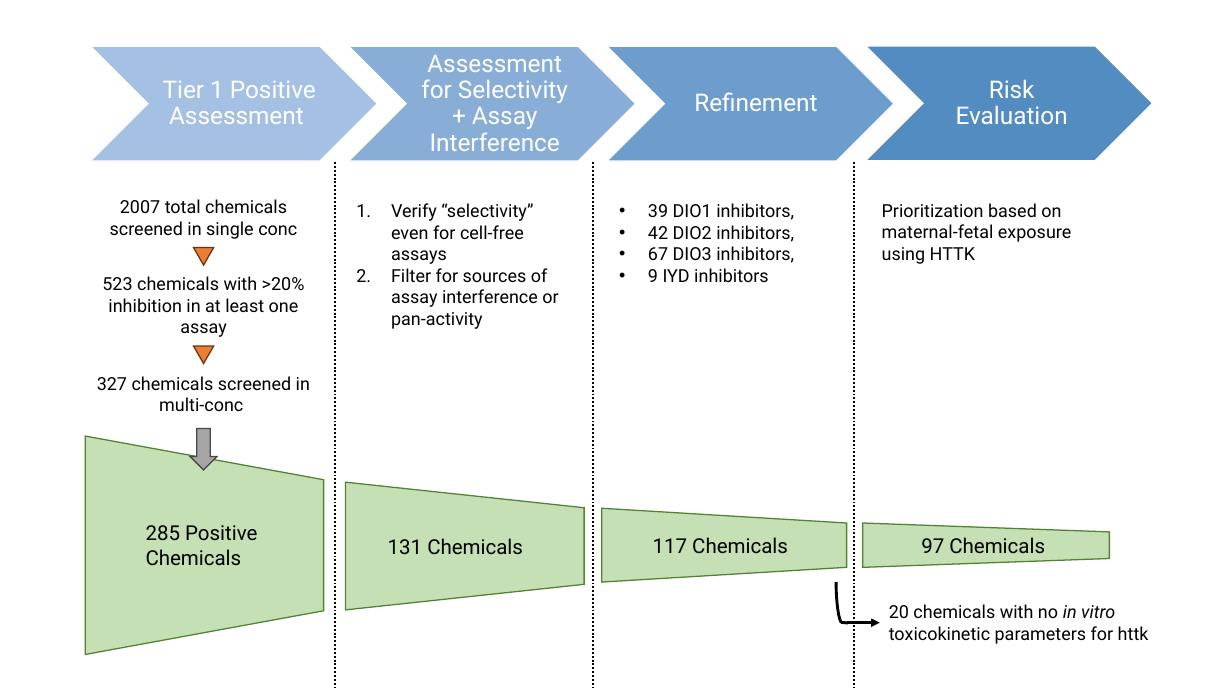
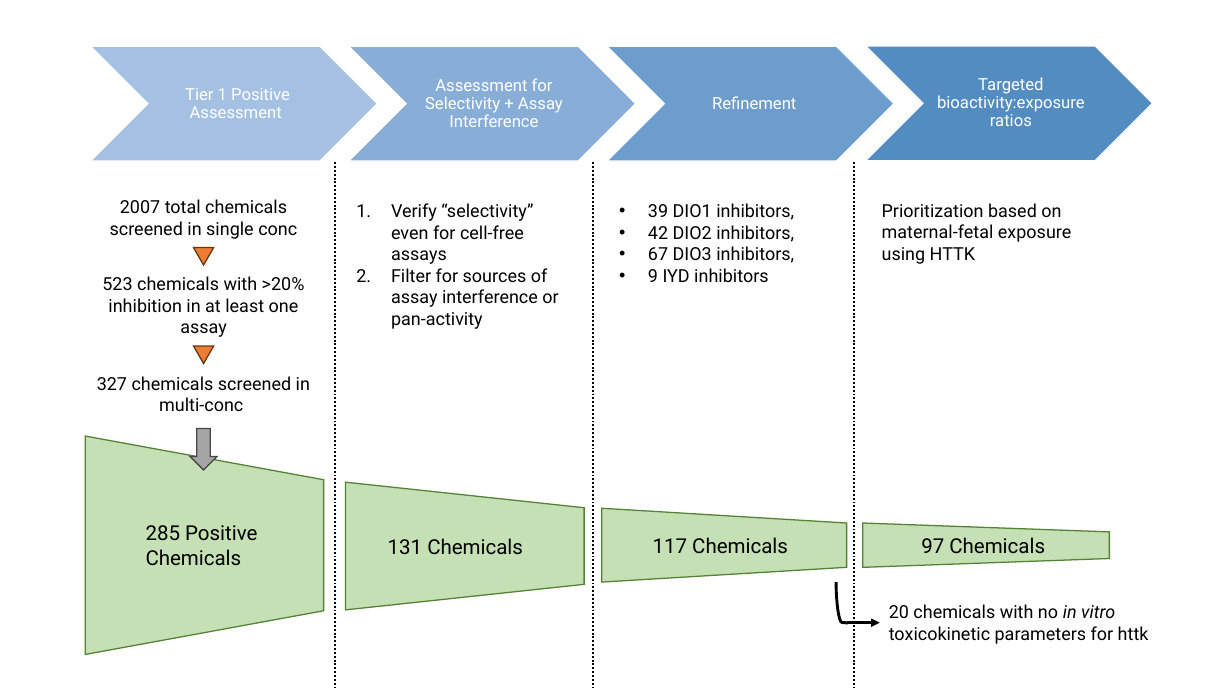
Before and after one commit to USEPA/CompTox-thyroid-httk, a slide deck: slide 1 of figures/fig1-workflow.pptx. Drawn at 1232x693 pixels with LibreOffice and Linux fonts; fonts in the diff are those of the drawing. Boxes give left, top, right and bottom in pixels: in the first picture for what was removed or moved away, otherwise in the second. Text is boxed around its words. In the diff, an @@ line names an element or a change of style, - is before the commit and + after.

Commit message:
fixed Risk Eval wording

```diff
--- a/figures/fig1-workflow.pptx
+++ b/figures/fig1-workflow.pptx
@@ size 19 to 13 pt; less space between paragraphs in 3 elements at (185,88,290,118), (425,78,563,127), (712,96,796,109) @@
@@ text at (937,77,1085,126): text changed; size 19 to 13 pt @@
-Risk Evaluation
+Targeted bioactivity:exposure ratios
```
Also in this commit, not shown: 2 other files.
